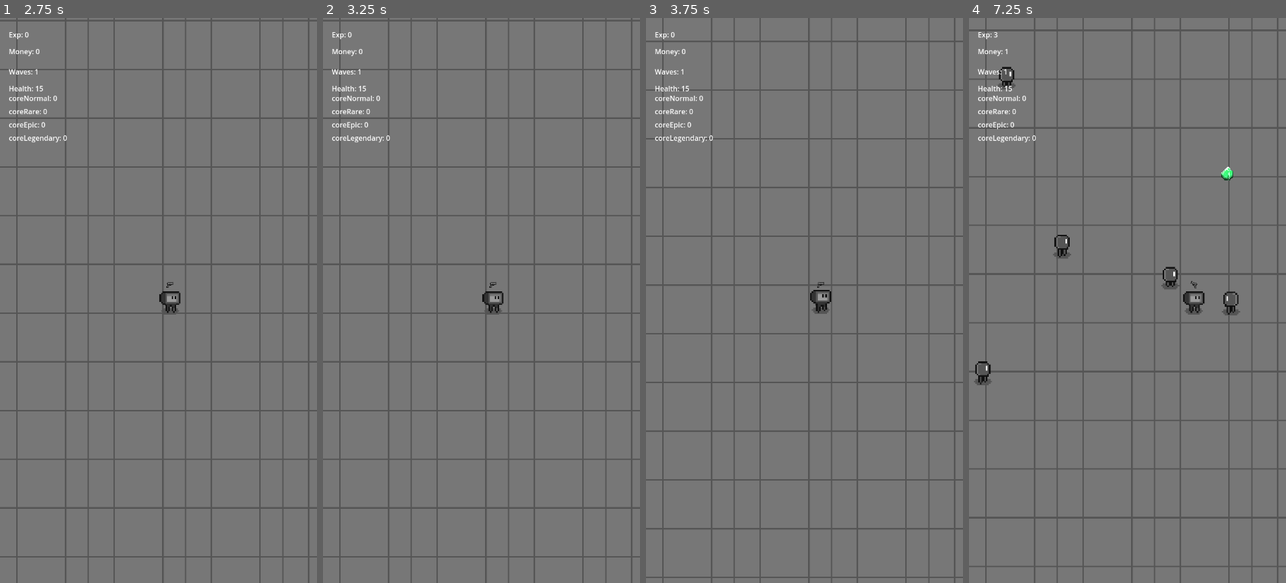
Above: before the commit, frames 1-4 (left to right).
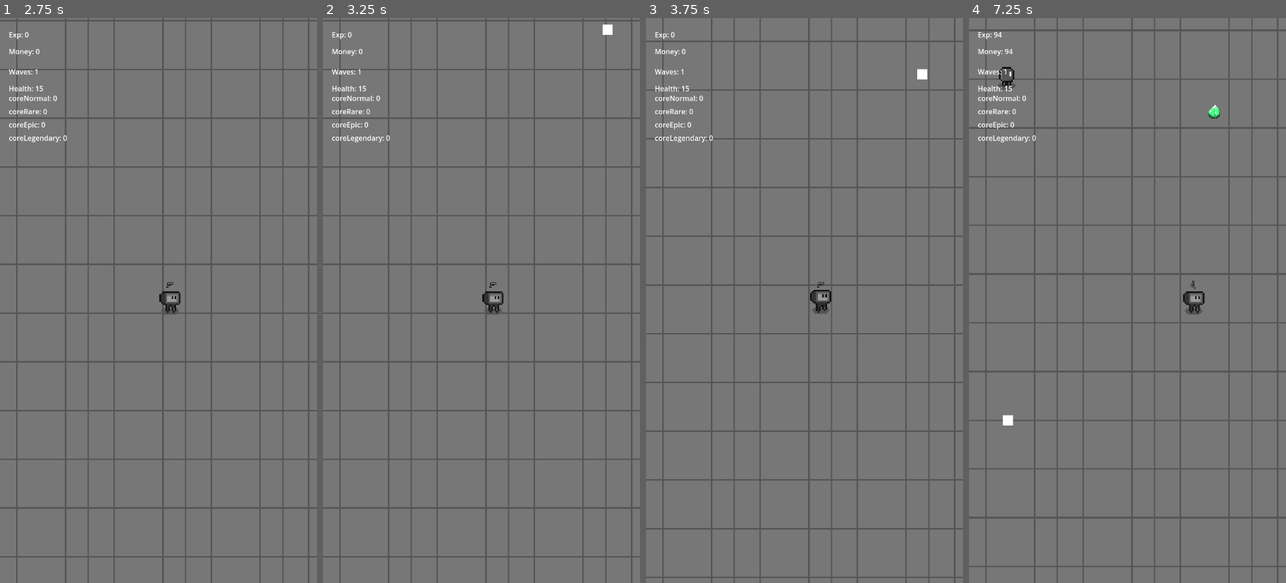
Above: after the commit, the same moments.

Repository: Davideee03/MobileComputing
Game: Godot game, scene res://Scenes/Towns/Town.tscn
Two runs of this game, one before a commit and one after it. Both use one fixed random seed, a clock stepped at 60 frames per second and the inputs below. Sound files missing from this copy of the repository are replaced by a short silence.
Inputs (mouse positions are in pixels of both pictures, inside the frame that each line leads up to):
- Up to frame 1 (2.75 s): click "Start Wave" at 0.5 s; tap Enter at 1.25 s; move the mouse to (228, 272) at 1.27 s; tap A (a) at 1.35 s; click (228, 272) at 1.42 s; tap Space at 2 s; drag from (95, 328) to (158, 300) at 2.02 s
- Up to frame 2 (3.25 s): move the mouse to (513, 176) at 2.77 s; tap A (a) at 2.85 s; click (513, 176) at 2.92 s
- Up to frame 3 (3.75 s): drag from (788, 413) to (817, 300) at 3.52 s
- Up to frame 4 (7.25 s): move the mouse to (1222, 385) at 4.27 s; tap A (a) at 4.35, 5.85 s; click (1222, 385) at 4.42 s; drag from (1032, 215) to (1095, 566) at 5.02 s; move the mouse to (1143, 300) at 5.77 s; click (1143, 300) at 5.92 s; drag from (1079, 159) to (1130, 396) at 6.52 s

Frame 1 is identical in both runs. In frame 2, less than 0.1% of the frame differs, in the area x 88-92%, y 1-3%; in frame 3, less than 0.1%; in frame 4, 0.9%, in the area x 1-86%, y 2-73%.

Commit message:
STATE MACHINE
Added a new enemy (Dasher) and a state machine to control its behaviour

Diff:
--- /dev/null
+++ b/Scenes/Enemies/Dasher/Dasher.tscn
@@ -0,0 +1,71 @@
+[gd_scene load_steps=12 format=3 uid="uid://8bg61c2tpil6"]
+
+[ext_resource type="Script" path="res://Scripts/Enemies/Dasher/DasherMovement.gd" id="1_8cgav"]
+[ext_resource type="Script" path="res://Scripts/StateMachine/StateMachine.gd" id="2_tuqdk"]
+[ext_resource type="PackedScene" uid="uid://dmkvpjm0t2c10" path="res://Scenes/Enemies/EnemyHitbox.tscn" id="3_6rqae"]
+[ext_resource type="PackedScene" uid="uid://cb0lrrs21qk8c" path="res://Scenes/Enemies/EnemyHealthSystem.tscn" id="3_bx21d"]
+[ext_resource type="Script" path="res://Scripts/Enemies/Dasher/IdleDasherState.gd" id="3_xoo5o"]
+[ext_resource type="Script" path="res://Scripts/Enemies/Dasher/ChaseDasherState.gd" id="4_4h2d7"]
+[ext_resource type="Script" path="res://Scripts/Enemies/Dasher/DashDasherState.gd" id="5_7mdq2"]
+
+[sub_resource type="RectangleShape2D" id="RectangleShape2D_ixlum"]
+
+[sub_resource type="CircleShape2D" id="CircleShape2D_u42id"]
+radius = 150.0
+
+[sub_resource type="RectangleShape2D" id="RectangleShape2D_7v1qx"]
+
+[sub_resource type="RectangleShape2D" id="RectangleShape2D_bk1gu"]
+
+[node name="Dasher" type="CharacterBody2D"]
+script = ExtResource("1_8cgav")
+value = 3
+damage = 4
+
+[node name="ColorRect" type="ColorRect" parent="."]
+offset_left = -10.0
+offset_top = -10.0
+offset_right = 10.0
+offset_bottom = 10.0
+
+[node name="CollisionShape2D" type="CollisionShape2D" parent="."]
+shape = SubResource("RectangleShape2D_ixlum")
+
+[node name="Areas" type="Node2D" parent="."]
+
+[node name="PlayerDetector" type="Area2D" parent="Areas"]
+collision_layer = 0
+collision_mask = 2
+monitorable = false
+
+[node name="CollisionShape2D" type="CollisionShape2D" parent="Areas/PlayerDetector"]
+shape = SubResource("CircleShape2D_u42id")
+
+[node name="EnemyHitbox" parent="Areas" instance=ExtResource("3_6rqae")]
+
+[node name="CollisionShape2D" type="CollisionShape2D" parent="Areas/EnemyHitbox"]
+shape = SubResource("RectangleShape2D_7v1qx")
+
+[node name="EnemyHealthSystem" parent="Areas" instance=ExtResource("3_bx21d")]
+
+[node name="CollisionShape2D" type="CollisionShape2D" parent="Areas/EnemyHealthSystem"]
+shape = SubResource("RectangleShape2D_bk1gu")
+
+[node name="EnemySprite" type="Sprite2D" parent="."]
+
+[node name="StateMachine" type="Node" parent="." node_paths=PackedStringArray("CURRENT_STATE")]
+script = ExtResource("2_tuqdk")
+CURRENT_STATE = NodePath("IdleDasherState")
+
+[node name="IdleDasherState" type="Node" parent="StateMachine"]
+script = ExtResource("3_xoo5o")
+
+[node name="ChaseDasherState" type="Node" parent="StateMachine"]
+script = ExtResource("4_4h2d7")
+
+[node name="DashDasherState" type="Node" parent="StateMachine"]
+script = ExtResource("5_7mdq2")
+speed = null
+
+[connection signal="area_entered" from="Areas/PlayerDetector" to="StateMachine/ChaseDasherState" method="_on_player_detector_area_entered"]
+[connection signal="area_exited" from="Areas/PlayerDetector" to="StateMachine/DashDasherState" method="_on_player_detector_area_exited"]
--- a/Scenes/Enemies/EnemyDefault.tscn
+++ b/Scenes/Enemies/DefaultEnemy/EnemyDefault.tscn
@@ -1,7 +1,7 @@
-[gd_scene load_steps=11 format=3 uid="uid://pr1ilbeewdmj"]
+[gd_scene load_steps=12 format=3 uid="uid://pr1ilbeewdmj"]
 
 [ext_resource type="Script" path="res://Scripts/Enemies/EnemyDefaultMovement.gd" id="1_byofy"]
-[ext_resource type="Script" path="res://Scripts/Enemies/EnemyHealthSystem.gd" id="1_e5dgr"]
+[ext_resource type="Script" path="res://Scripts/Enemies/Health/EnemyHealthSystem.gd" id="1_e5dgr"]
 [ext_resource type="Script" path="res://Scripts/Enemies/DefaultEnemy/DamageArea.gd" id="3_xfmkv"]
 [ext_resource type="Texture2D" uid="uid://bcgb7nwhpyl14" path="res://Sprites/Enemies/DefaultEnemy.png" id="4_p2thn"]
 [ext_resource type="Texture2D" uid="uid://cq4irhh5imy38" path="res://Sprites/Player/PlayerShadow.png" id="5_ly11t"]
@@ -17,7 +17,7 @@
 tracks/0/type = "value"
 tracks/0/imported = false
 tracks/0/enabled = true
-tracks/0/path = NodePath("EnemySprite:frame_coords")
+tracks/0/path = NodePath("DefaultEnemy/EnemySprite:frame_coords")
 tracks/0/interp = 1
 tracks/0/loop_wrap = true
 tracks/0/keys = {
@@ -35,7 +35,7 @@
 tracks/0/type = "value"
 tracks/0/imported = false
 tracks/0/enabled = true
-tracks/0/path = NodePath("EnemySprite:frame_coords")
+tracks/0/path = NodePath("DefaultEnemy/EnemySprite:frame_coords")
 tracks/0/interp = 1
 tracks/0/loop_wrap = true
 tracks/0/keys = {
@@ -51,11 +51,13 @@
 "Walk": SubResource("Animation_27yhv")
 }
 
-[node name="Enemy" type="Node2D"]
+[sub_resource type="RectangleShape2D" id="RectangleShape2D_p1tu5"]
+
+[node name="DefaultEnemy" type="CharacterBody2D"]
 top_level = true
+collision_layer = 0
+collision_mask = 0
 script = ExtResource("1_byofy")
-max_money_drop = 5
-max_exp_drop = 10
 
 [node name="HealthSystem" type="Area2D" parent="."]
 collision_layer = 4
@@ -87,9 +89,13 @@
 texture = ExtResource("5_ly11t")
 
 [node name="AnimationPlayer" type="AnimationPlayer" parent="."]
+root_node = NodePath("../..")
 libraries = {
 "": SubResource("AnimationLibrary_icqwn")
 }
 autoplay = "Walk"
 
+[node name="CollisionShape2D" type="CollisionShape2D" parent="."]
+shape = SubResource("RectangleShape2D_p1tu5")
+
 [connection signal="area_entered" from="Hitbox" to="Hitbox" method="_on_area_entered"]
--- /dev/null
+++ b/Scenes/Enemies/EnemyHealthSystem.tscn
@@ -0,0 +1,9 @@
+[gd_scene load_steps=2 format=3 uid="uid://cb0lrrs21qk8c"]
+
+[ext_resource type="Script" path="res://Scripts/Enemies/Health/EnemyHealthSystem.gd" id="1_fexju"]
+
+[node name="EnemyHealthSystem" type="Area2D"]
+collision_layer = 4
+collision_mask = 0
+monitoring = false
+script = ExtResource("1_fexju")
--- /dev/null
+++ b/Scenes/Enemies/EnemyHitbox.tscn
@@ -0,0 +1,11 @@
+[gd_scene load_steps=2 format=3 uid="uid://dmkvpjm0t2c10"]
+
+[ext_resource type="Script" path="res://Scripts/Enemies/Health/EnemyHitbox.gd" id="1_ncqac"]
+
+[node name="EnemyHitbox" type="Area2D"]
+collision_layer = 0
+collision_mask = 2
+monitorable = false
+script = ExtResource("1_ncqac")
+
+[connection signal="area_entered" from="." to="." method="_on_area_entered"]
--- a/Scenes/Towns/Town.tscn
+++ b/Scenes/Towns/Town.tscn
@@ -7,7 +7,6 @@
 [ext_resource type="Texture2D" uid="uid://yb31726ijnte" path="res://Sprites/Enviroment/Floor.png" id="8_mmq2u"]
 [ext_resource type="Script" path="res://Scripts/Enemies/Spawner.gd" id="9_bfess"]
 [ext_resource type="Script" path="res://Scripts/UI/UI.gd" id="10_avg3d"]
-[ext_resource type="PackedScene" uid="uid://pr1ilbeewdmj" path="res://Scenes/Enemies/EnemyDefault.tscn" id="11_dj6o8"]
 
 [sub_resource type="WorldBoundaryShape2D" id="WorldBoundaryShape2D_m7dyb"]
 normal = Vector2(-1, 0)
@@ -53,42 +52,34 @@
 [node name="Spawner" type="Node2D" parent="Player/Spawners" groups=["Spawner"]]
 position = Vector2(0, -800)
 script = ExtResource("9_bfess")
-enemies = Array[PackedScene]([ExtResource("11_dj6o8")])
 
 [node name="Spawner2" type="Node2D" parent="Player/Spawners" groups=["Spawner"]]
 position = Vector2(800, 0)
 script = ExtResource("9_bfess")
-enemies = Array[PackedScene]([ExtResource("11_dj6o8")])
 
 [node name="Spawner3" type="Node2D" parent="Player/Spawners" groups=["Spawner"]]
 position = Vector2(0, 800)
 script = ExtResource("9_bfess")
-enemies = Array[PackedScene]([ExtResource("11_dj6o8")])
 
 [node name="Spawner4" type="Node2D" parent="Player/Spawners" groups=["Spawner"]]
 position = Vector2(-800, 0)
 script = ExtResource("9_bfess")
-enemies = Array[PackedScene]([ExtResource("11_dj6o8")])
 
 [node name="Spawner5" type="Node2D" parent="Player/Spawners" groups=["Spawner"]]
 position = Vector2(-800, -800)
 script = ExtResource("9_bfess")
-enemies = Array[PackedScene]([ExtResource("11_dj6o8")])
 
 [node name="Spawner6" type="Node2D" parent="Player/Spawners" groups=["Spawner"]]
 position = Vector2(800, -800)
 script = ExtResource("9_bfess")
-enemies = Array[PackedScene]([ExtResource("11_dj6o8")])
 
 [node name="Spawner7" type="Node2D" parent="Player/Spawners" groups=["Spawner"]]
 position = Vector2(800, 748)
 script = ExtResource("9_bfess")
-enemies = Array[PackedScene]([ExtResource("11_dj6o8")])
 
 [node name="Spawner8" type="Node2D" parent="Player/Spawners" groups=["Spawner"]]
 position = Vector2(-800, 748)
 script = ExtResource("9_bfess")
-enemies = Array[PackedScene]([ExtResource("11_dj6o8")])
 
 [node name="UI" type="CanvasLayer" parent="Player"]
 
--- /dev/null
+++ b/Scripts/Enemies/Dasher/ChaseDasherState.gd
@@ -0,0 +1,22 @@
+class_name ChaseDasherState
+
+extends DasherMovementState
+
+@export_category("Movement")
+@export var speed : float = 100.0
+
+var dash : bool = false
+
+func update(delta):
+	var direction : Vector2 = DASHER.global_position.direction_to(TARGET.global_position)
+	DASHER.update_input(speed, direction)
+	DASHER.update_velocity()
+
+	if dash:
+		transition.emit("DashDasherState")
+
+func _on_player_detector_area_entered(_area: Area2D) -> void:
+	dash = true
+
+func exit() -> void:
+	dash = false
--- /dev/null
+++ b/Scripts/Enemies/Dasher/DashDasherState.gd
@@ -0,0 +1,25 @@
+class_name DashDasherState
+
+extends DasherMovementState
+
+@export_category("Movement")
+@export var speed : float = 300.0
+
+var direction : Vector2
+var idle : bool = false
+
+func enter() -> void:
+	direction = DASHER.global_position.direction_to(PLAYER.global_position)
+	DASHER.update_input(speed, direction)
+
+func update(delta):
+	DASHER.update_velocity()
+
+	if idle:
+		transition.emit("IdleDasherState")
+
+func _on_player_detector_area_exited(_area: Area2D) -> void:
+	idle = true
+
+func exit() -> void:
+	idle = false
--- /dev/null
+++ b/Scripts/Enemies/Dasher/DasherMovement.gd
@@ -0,0 +1,9 @@
+class_name Dasher
+
+extends Enemy
+
+func update_input(speed: float, direction : Vector2) -> void:
+	velocity = direction*speed
+
+func update_velocity():
+	move_and_slide()
--- /dev/null
+++ b/Scripts/Enemies/Dasher/DasherMovementState.gd
@@ -0,0 +1,13 @@
+class_name DasherMovementState
+
+extends State
+
+var DASHER : Dasher
+var TARGET : Node2D
+var PLAYER : CharacterBody2D
+
+func _ready() -> void:
+	await owner.ready
+	DASHER = owner as Dasher
+	TARGET = DASHER.target
+	PLAYER = DASHER.player
--- /dev/null
+++ b/Scripts/Enemies/Dasher/IdleDasherState.gd
@@ -0,0 +1,14 @@
+class_name IdleDasherState
+
+extends DasherMovementState
+
+@export_category("Movement")
+@export var speed : float = 0.0
+@export var acceleration : float = 100.0
+
+@export_category("Idle")
+@export var max_idle_time : float = 0.2
+
+func enter() -> void:
+	await get_tree().create_timer(max_idle_time).timeout
+	transition.emit("ChaseDasherState")
--- a/Scripts/Enemies/Enemy.gd
+++ b/Scripts/Enemies/Enemy.gd
@@ -1,5 +1,5 @@
 class_name Enemy
-extends Node2D
+extends CharacterBody2D
 
 @export var value : int = 1
 @export var damage : int = 5
@@ -16,6 +16,7 @@
 @export var core : PackedScene = preload("res://Scenes/ItemDrops/item.tscn")
 
 var target : Node2D
+var player : CharacterBody2D
 
 #Select the item parent
 @onready var items_container = get_node("/root/World/Items")
@@ -28,10 +29,14 @@
 #Get the sprite
 @onready var enemy_sprite: Sprite2D = $EnemySprite
 
+func _init() -> void:
+	top_level = true
+
 #Take note of the player
 func _ready() -> void:
 	var target_parent = get_tree().get_first_node_in_group("Target")
 	target = target_parent.get_target()
+	player = get_tree().get_first_node_in_group("Player")
 
 func die():
 	#Once dead reduce the number of current enemies on the field
--- a/Scripts/Enemies/EnemyHealthSystem.gd
+++ /dev/null
@@ -1,54 +0,0 @@
-#class_name EnemyHealth
-#
-#extends Area2D
-#
-#@export_category("Health")
-#@export var total_health : float = 10.0
-#var current_health : float
-#
-#@export_category("Points on Death")
-#@export var exp : float = 5.0
-#@export var death_text : PackedScene
-#
-#@export_category("Money")
-#@export var min_money : int = 1
-#@export var max_money : int = 5
-#
-#@export_category("Damage")
-#@export var damage : float = 100.0
-#
-#@export_category("Spawn")
-#@export var monster_value : int = 1
-#
-#func _init():
-	#current_health = total_health
-#
-#func take_damage(damage : float):
-	#current_health-=damage
-	#
-	#if current_health<=0.0:
-		#die()
-		#queue_free()
-#
-#func die():
-	#get_parent().update_wave(-monster_value)
-	#
-	#Score.add_score(exp)
-	#
-	#var money_dropped : int = randi_range(min_money, max_money)
-	#Score.add_money(money_dropped)
-	#
-	#var DEATH_TEXT = death_text.instantiate()
-	#Score.add_child(DEATH_TEXT)
-	#DEATH_TEXT.global_position = global_position
-	#DEATH_TEXT.display_score(money_dropped)
-
-class_name EnemyHealthSystem
-extends Area2D
-
-var health : float = 15.0
-
-func take_damage(damage : float):
-	health-=damage
-	if health<=0:
-		get_parent().die()
--- /dev/null
+++ b/Scripts/Enemies/Health/EnemyHealthSystem.gd
@@ -0,0 +1,9 @@
+class_name EnemyHealthSystem
+extends Area2D
+
+var health : float = 15.0
+
+func take_damage(damage : float):
+	health-=damage
+	if health<=0:
+		owner.die()
--- /dev/null
+++ b/Scripts/Enemies/Health/EnemyHitbox.gd
@@ -0,0 +1,14 @@
+extends Area2D
+
+@export var hit_time : float = 0.2
+var damage : int
+
+#Set the damage value
+func _ready() -> void:
+	damage = owner.damage
+
+#Hit the player
+func _on_area_entered(area: Area2D) -> void:
+	######SI DOVRA' ASPETTARE UN ATTIMO PRIMA DI POTER ATTACCARE######
+	######CODICE NON COMPLETO######
+	area.take_damage(damage)
--- a/Scripts/Enemies/Spawner.gd
+++ b/Scripts/Enemies/Spawner.gd
@@ -1,7 +1,7 @@
 extends Node2D
 
 #All the enemies that can be spawned
-@export var enemies : Array[PackedScene]
+var enemies : Array[PackedScene]
 
 #Don't allow to a spawner to spawn an enemy
 #if it has just done it
@@ -12,6 +12,10 @@
 
 #Bool to check if it's the first enemy spawned
 var first_spawn : bool = true
+
+func _init() -> void:
+	#Get all the enemies
+	enemies = WaveController.enemies
 
 func spawn():
 	#Check if it's the first enemy spawned
--- a/Scripts/Enemies/Spawners.gd
+++ b/Scripts/Enemies/Spawners.gd
@@ -40,7 +40,6 @@
 	print("Player won!")
 
 #End the wave
-#Called by Global if the player is defeated
 func end_wave():
 	#Notify that player is dead if the wave isn't finished
 	if !player_is_dead: player_won()
@@ -86,5 +85,8 @@
 	#Attach the computer to the players
 	computer.attach_to_player()
 
+#Called by Global if the player is defeated
 func defeat():
 	player_is_dead = true
+
+	print("Player has lost")
--- /dev/null
+++ b/Scripts/Global/WaveController.gd
@@ -0,0 +1,6 @@
+extends Node
+
+var enemies : Array[PackedScene] = [
+	preload("res://Scenes/Enemies/DefaultEnemy/EnemyDefault.tscn"),
+	preload("res://Scenes/Enemies/Dasher/Dasher.tscn")
+]
--- /dev/null
+++ b/Scripts/StateMachine/State.gd
@@ -0,0 +1,17 @@
+class_name State
+
+extends Node
+
+signal transition(new_state_name: String)
+
+func enter() -> void:
+	pass
+
+func exit() -> void:
+	pass
+
+func update(delta: float) -> void:
+	pass
+
+func physics_update(delta: float) -> void:
+	pass
--- /dev/null
+++ b/Scripts/StateMachine/StateMachine.gd
@@ -0,0 +1,33 @@
+class_name StateMachine
+
+extends Node
+
+@export var CURRENT_STATE : State
+var states: Dictionary = {}
+
+func _ready():
+	for child in get_children():
+		if child is State:
+			states[child.name] = child
+			child.transition.connect(on_child_transition)
+		else:
+			push_warning("State machine contains incompatible child node")
+
+	await owner.ready
+	CURRENT_STATE.enter()
+
+func _process(delta):
+	CURRENT_STATE.update(delta)
+
+func _physics_process(delta):
+	CURRENT_STATE.physics_update(delta)
+
+func on_child_transition(new_state_name: StringName) -> void:
+	var new_state = states.get(new_state_name)
+	if new_state != null:
+		if new_state != CURRENT_STATE:
+			CURRENT_STATE.exit()
+			new_state.enter()
+			CURRENT_STATE = new_state
+	else:
+		push_warning("State does not exist")
--- a/project.godot
+++ b/project.godot
@@ -22,6 +22,7 @@
 Utilities="*res://Scripts/Global/Utilities.gd"
 SaveAndLoad="*res://Scripts/Global/SaveAndLoad.gd"
 UniversalAudioPlayer="*res://Scenes/Sounds/UniversalAudioPlayer.tscn"
+WaveController="*res://Scripts/Global/WaveController.gd"
 
 [display]
 
Not shown: 1 places in Scenes/Towns/Town.tscn that only renumber resources
Not shown, changed: export_presets.cfg
